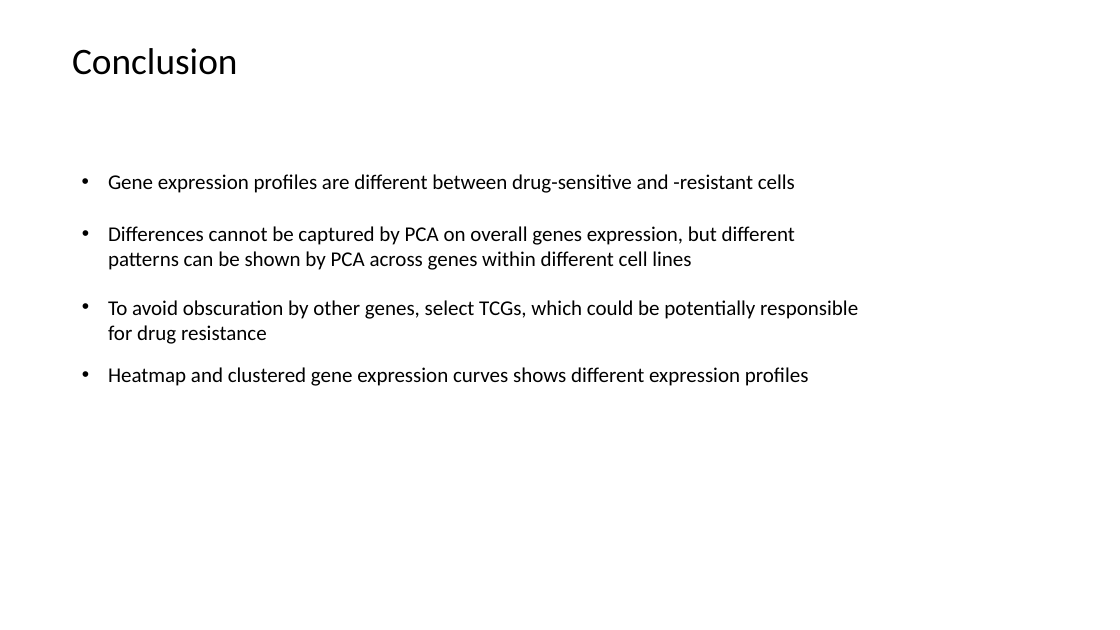
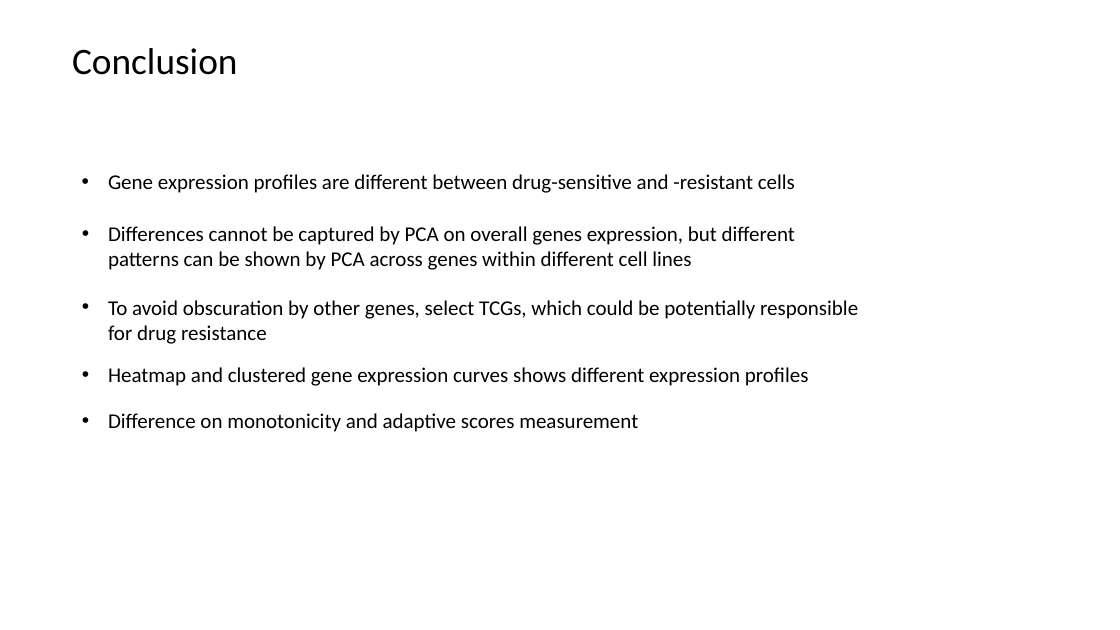
Before and after one commit to georgedashen/ANGSD_final, a slide deck: slide 23 of ANGSD_final.pptx (slide 22 before the commit). Drawn at 1120x630 pixels with LibreOffice and Linux fonts; fonts in the diff are those of the drawing. Boxes give left, top, right and bottom in pixels: in the first picture for what was removed or moved away, otherwise in the second. Text is boxed around its words. In the diff, an @@ line names an element or a change of style, - is before the commit and + after.

```diff
--- a/ANGSD_final.pptx
+++ b/ANGSD_final.pptx
@@ text added at [108,413,638,432], 18 pt, text #000000 @@
+• Difference on monotonicity and adaptive scores measurement
```
Also in this commit, not shown: 8 other slides changed, 4 slides added, 1 other file.
